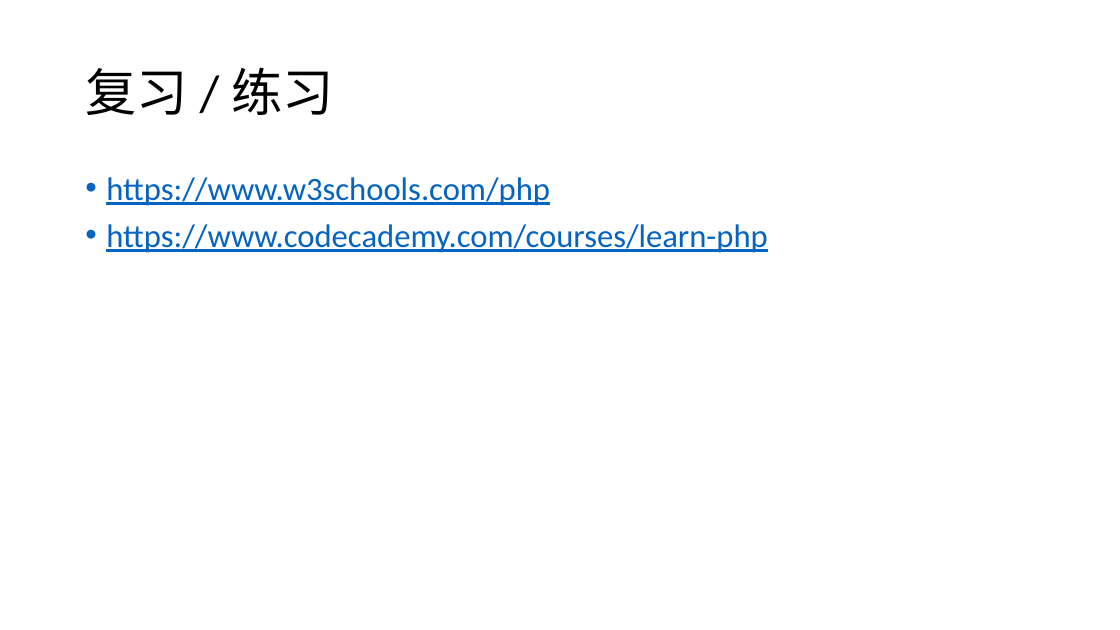
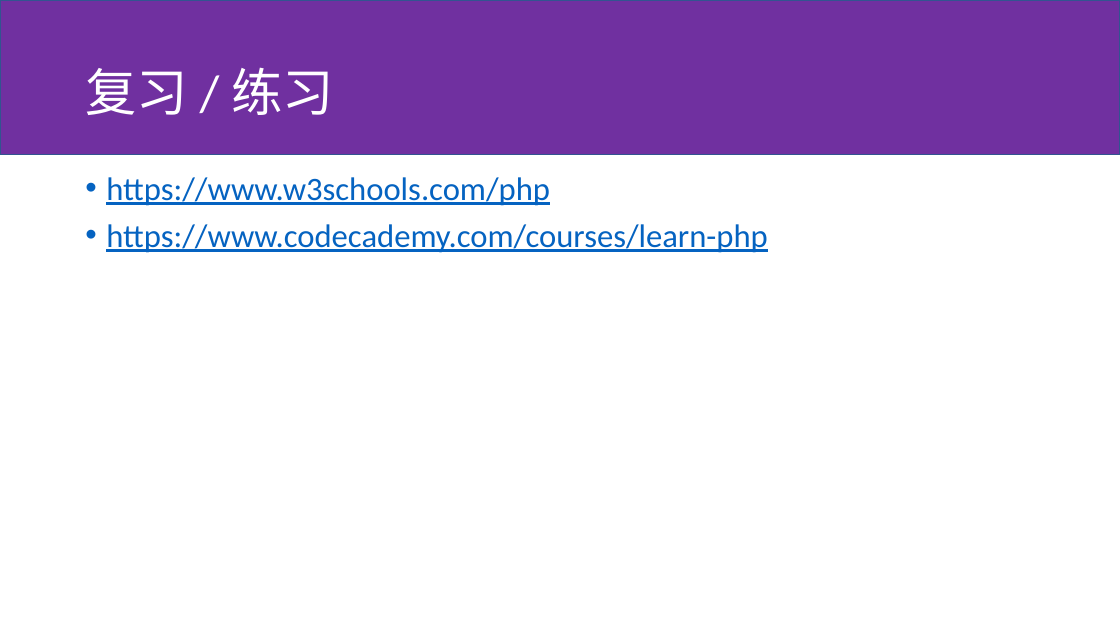
Before and after one commit to huiyang/php-lesson, a slide deck: slide 10 of slide.pptx (slide 8 before the commit). Drawn at 1120x630 pixels with LibreOffice and Linux fonts; fonts in the diff are those of the drawing. Boxes give left, top, right and bottom in pixels: in the first picture for what was removed or moved away, otherwise in the second. Text is boxed around its words. In the diff, an @@ line names an element or a change of style, - is before the commit and + after.

```diff
--- a/slide.pptx
+++ b/slide.pptx
@@ rectangle added at (0, 0, 1120, 155), fill #7030A0, outline #325491 1 pt @@
@@ title "复习 / 练习" at (85, 67, 334, 115): text colour #000000 to #FFFFFF @@
```
Also in this commit, not shown: 9 other slides changed, 5 slides added, 1 slide removed, 6 other files.
